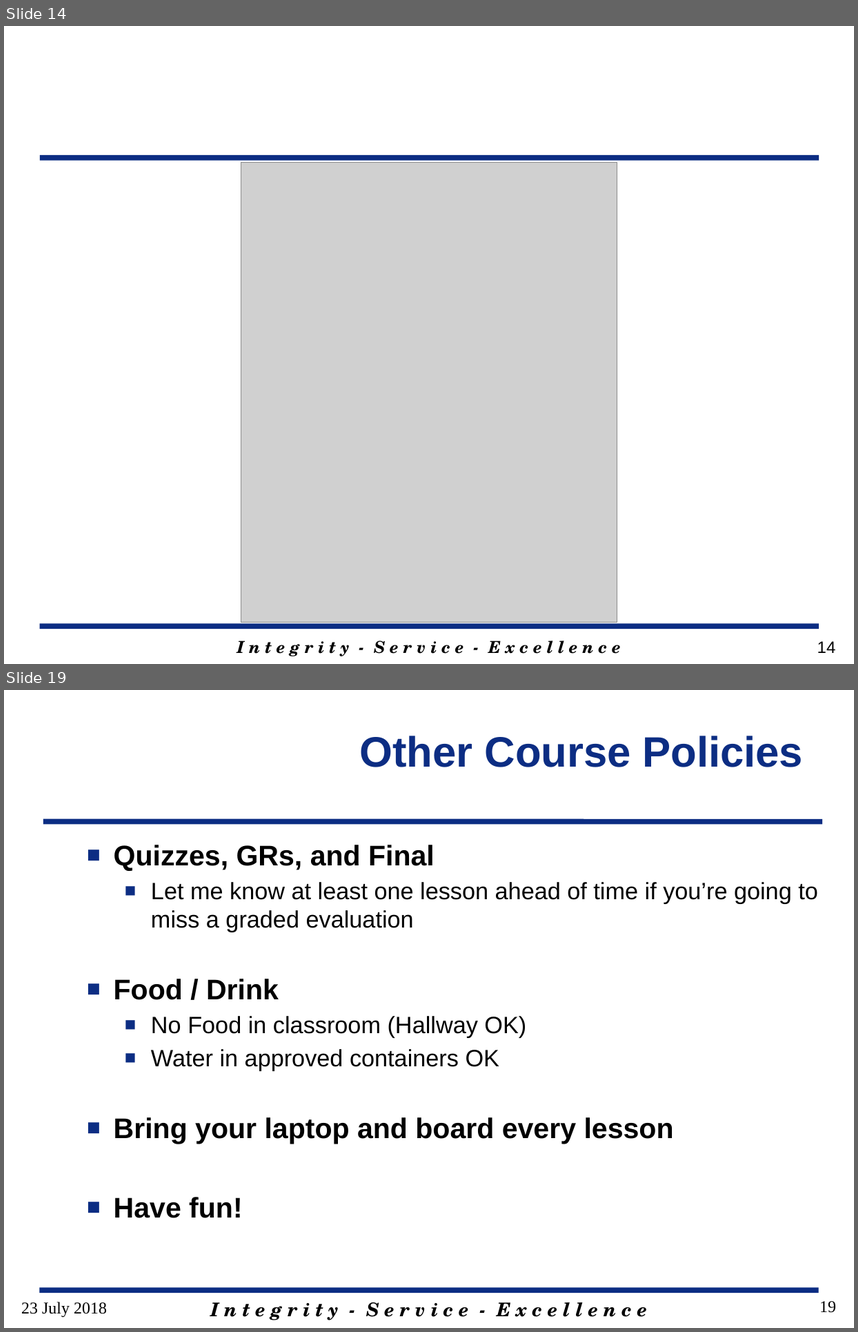
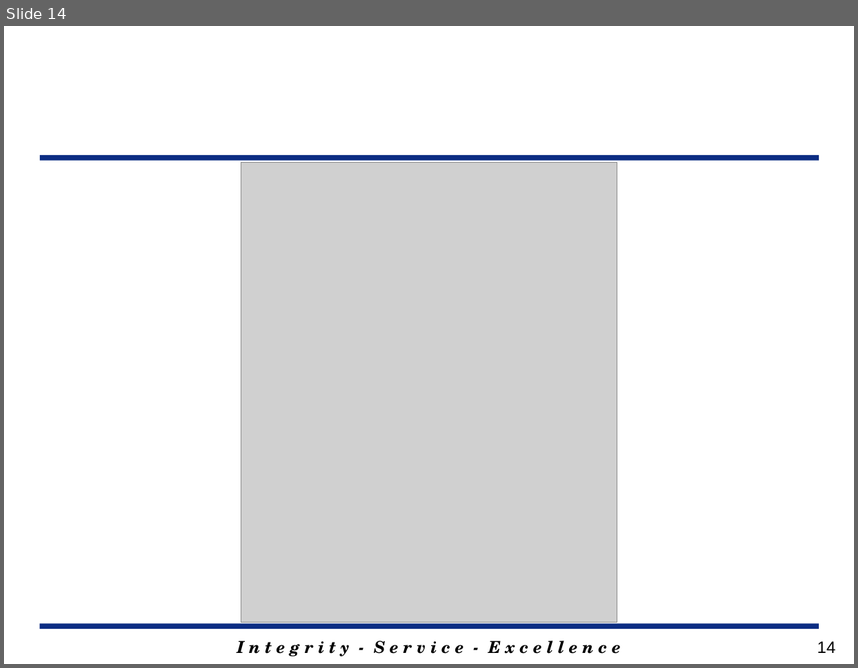
Before and after one commit to MarsUniversity/ECE382, a slide deck: source/lessons/lsn1/Lsn1.pptx. Shown one above the other, each under a label of ours: slides 14 and 19 before the commit, slide 14 after it; the slides between them are not shown. The pictures are 858x1332 and 858x668 pixels, drawn with LibreOffice and Linux fonts; fonts in the diff are those of the drawing; grey boxes stand for pictures; background and template pictures are left out. Boxes give left, top, right and bottom in pixels: in the first picture for what was removed or moved away, otherwise in the second. Text is boxed around its words. In the diff, an @@ line names an element or a change of style, - is before the commit and + after.

```diff
--- a/source/lessons/lsn1/Lsn1.pptx
+++ b/source/lessons/lsn1/Lsn1.pptx
@@ slide 19 removed at bbox=[4, 690, 854, 1328], background #FFFFFF @@
@@ title removed at bbox=[359, 736, 804, 767] @@
-Other Course Policies
@@ line removed from (43, 822) to (822, 822) @@
@@ text removed at bbox=[114, 845, 818, 1218] @@
-■ Quizzes, GRs, and Final
-  ■ Let me know at least one lesson ahead of time if you’re going to miss a graded evaluation
-■ Food / Drink
-  ■ No Food in classroom (Hallway OK)
-  ■ Water in approved containers OK
-■ Bring your laptop and board every lesson
-■ Have fun!
@@ text removed at bbox=[21, 1301, 107, 1317] @@
-23 July 2018
@@ line removed from (40, 1290) to (818, 1290) @@
@@ text removed at bbox=[210, 1302, 647, 1320] @@
-I n t e g r i t y - S e r v i c e - E x c e l l e n c e
@@ page number removed at bbox=[820, 1301, 836, 1312] @@
-19
```
Also in this commit, not shown: 6 slides changed, 1 slide added, 9 other slides removed, 18 other files.
